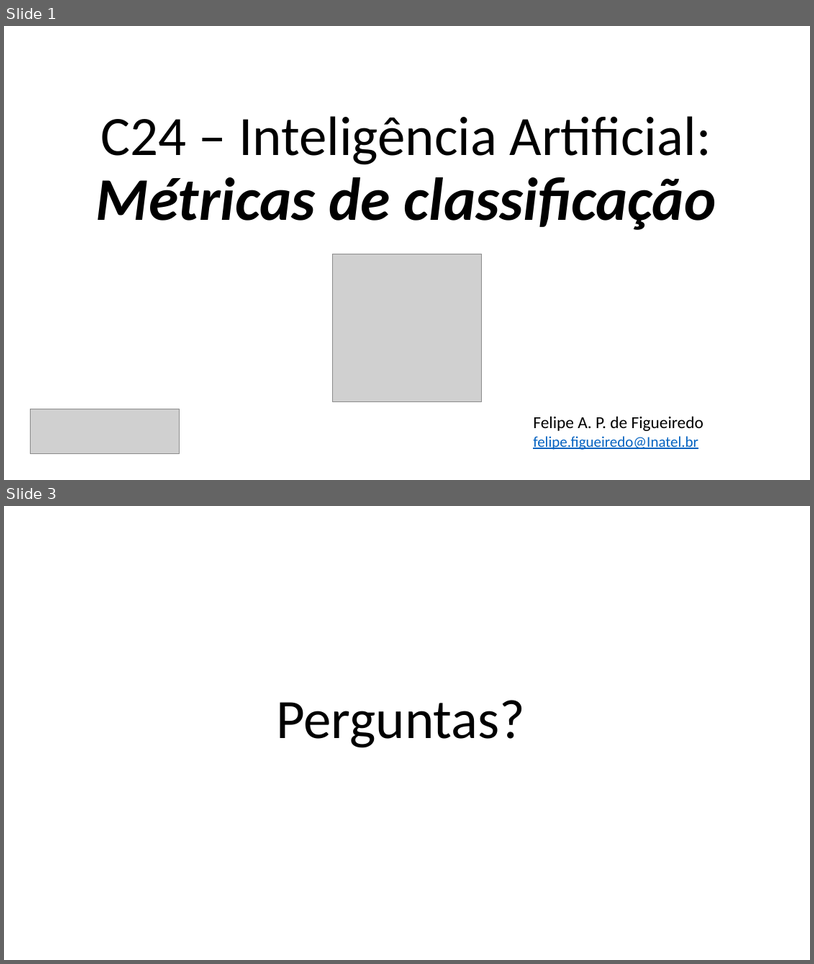
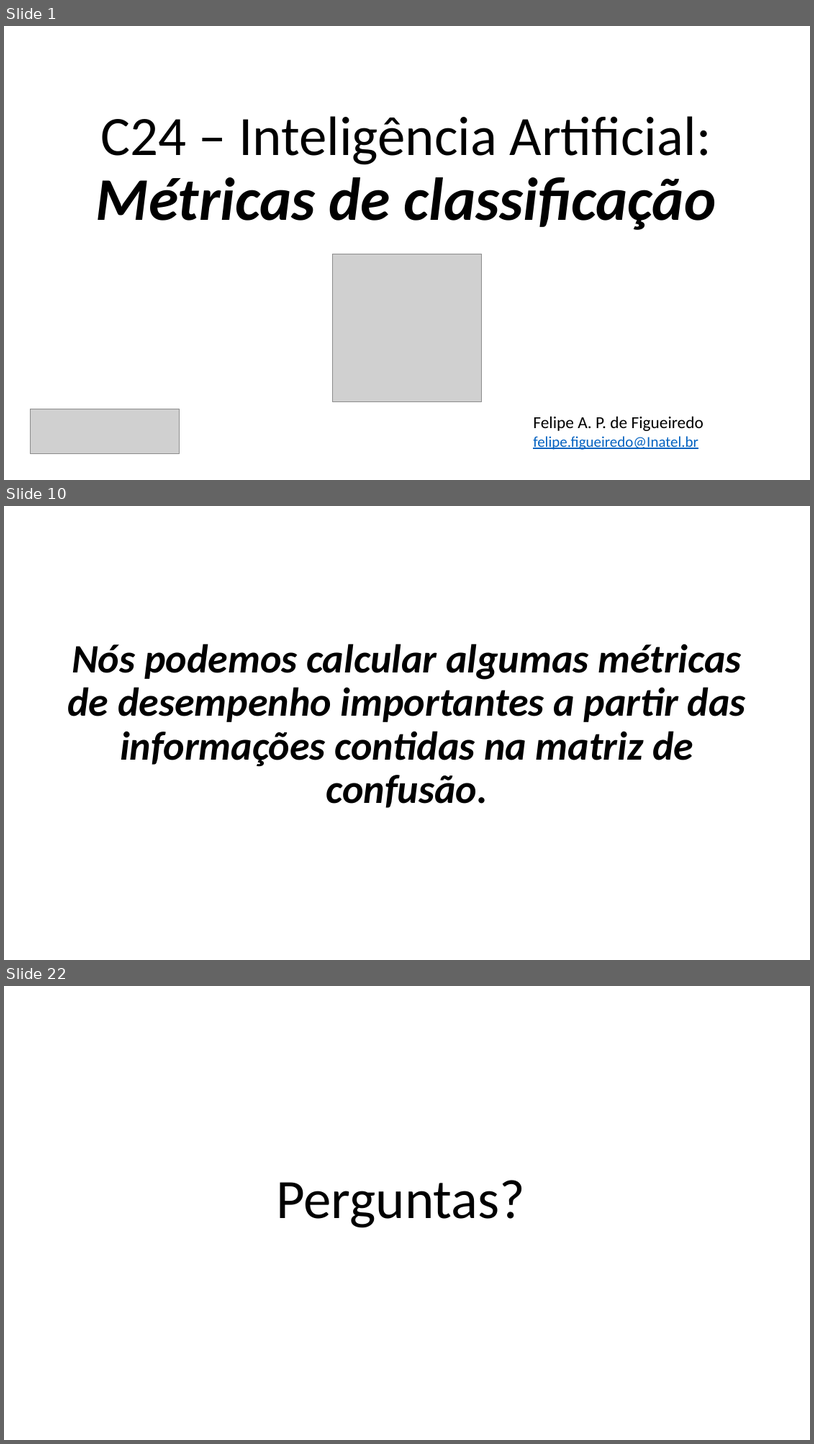
Before and after one commit to zz4fap/c24_inteligencia_artificial, a slide deck: slides/C24_Métricas_de_Classificação.pptx. Shown one above the other, each under a label of ours: slides 1 and 3 before the commit, slides 1, 10 and 22 after it; the slides between them are not shown. The pictures are 814x964 and 814x1444 pixels, drawn with LibreOffice and Linux fonts; fonts in the diff are those of the drawing; grey boxes stand for pictures. Boxes give left, top, right and bottom in pixels: in the first picture for what was removed or moved away, otherwise in the second. Text is boxed around its words. In the diff, an @@ line names an element or a change of style, - is before the commit and + after.

```diff
--- a/slides/C24_Métricas_de_Classificação.pptx
+++ b/slides/C24_Métricas_de_Classificação.pptx
@@ slide 10 added at <box>4,506,810,960</box>, background #FFFFFF @@
@@ text added at <box>67,644,746,808</box>, 48 pt, text #000000, bold, italic @@
+Nós podemos calcular algumas métricas de desempenho importantes a partir das informações contidas na matriz de confusão.
@@ what was slide 3 is now slide 22 @@
```
Also in this commit, not shown: 1 slide changed, 23 other slides added, 1 slide removed, 1 other file.
